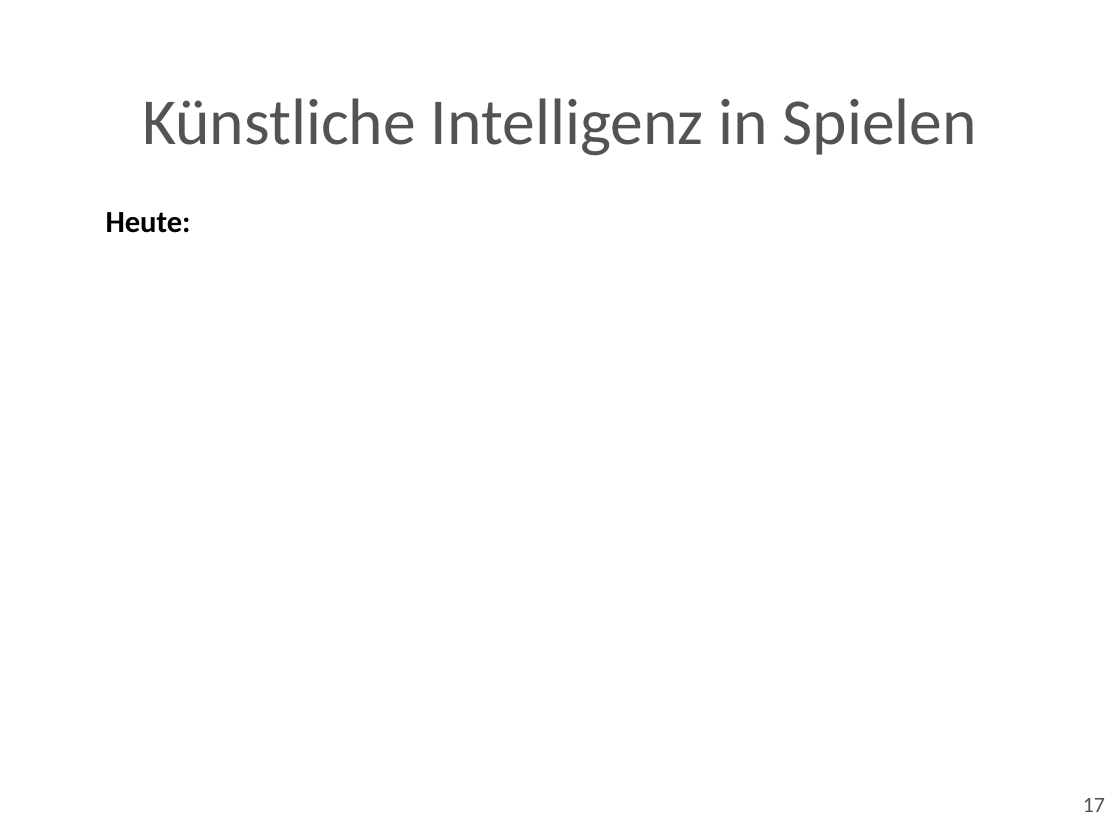
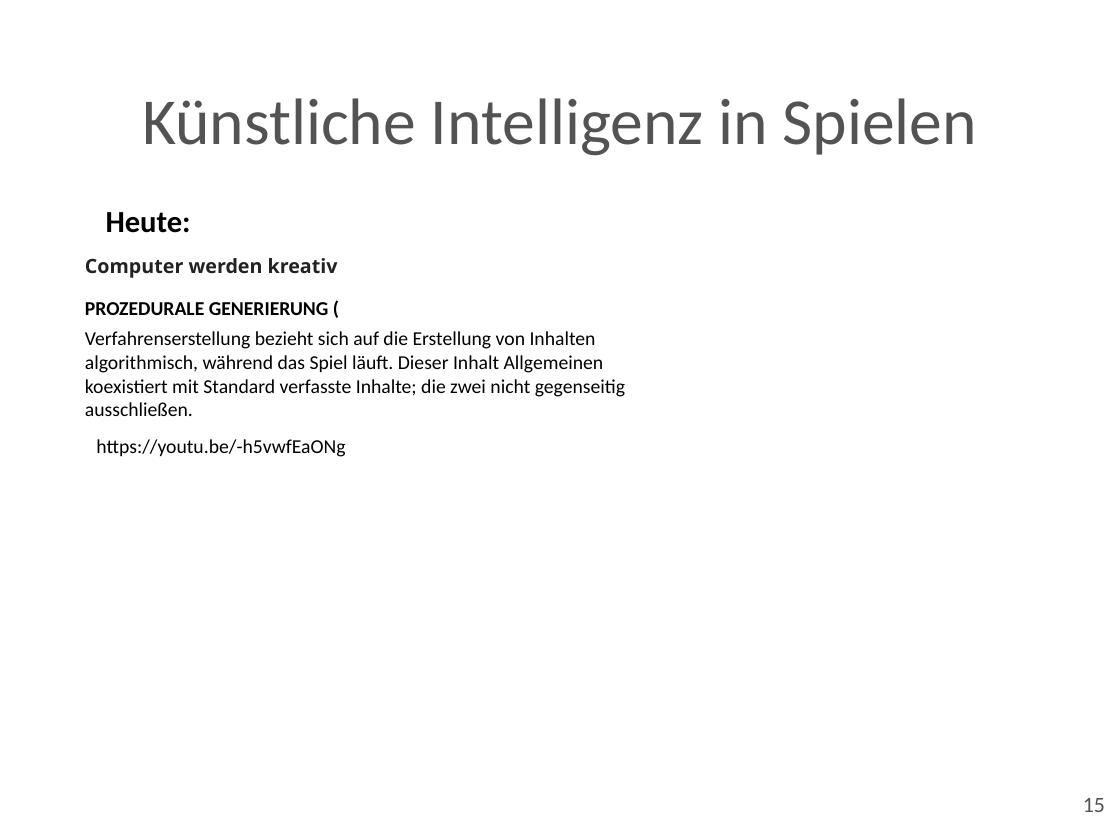
Before and after one commit to Franzi93/Seminar, a slide deck: slide 15 of Präsentation/Künstliche Intelligenz.odp (slide 17 before the commit). Drawn at 1120x840 pixels with LibreOffice and Linux fonts; fonts in the diff are those of the drawing; background and template pictures are left out. Boxes give left, top, right and bottom in pixels: in the first picture for what was removed or moved away, otherwise in the second. Text is boxed around its words. In the diff, an @@ line names an element or a change of style, - is before the commit and + after.

```diff
--- a/Präsentation/Künstliche Intelligenz.odp
+++ b/Präsentation/Künstliche Intelligenz.odp
@@ free added at <box>77,250,346,281</box>, 18 pt, text #222222, bold @@
+Computer werden kreativ
@@ free added at <box>77,292,562,324</box>, 18 pt, text #000000, bold @@
+PROZEDURALE GENERIERUNG (Procedural Generation)
@@ free added at <box>77,322,637,425</box>, 18 pt, text #000000 @@
+Verfahrenserstellung bezieht sich auf die Erstellung von Inhalten algorithmisch, während das Spiel läuft. Dieser Inhalt Allgemeinen koexistiert mit Standard verfasste Inhalte; die zwei nicht gegenseitig ausschließen.
@@ free added at <box>89,430,354,462</box>, 18 pt, text #000000 @@
+https://youtu.be/-h5vwfEaONg
@@ page number at <box>1083,798,1105,812</box>: text changed @@
-17
+15
```
Also in this commit, not shown: 3 other slides changed, 1 slide added, 5 other files.
